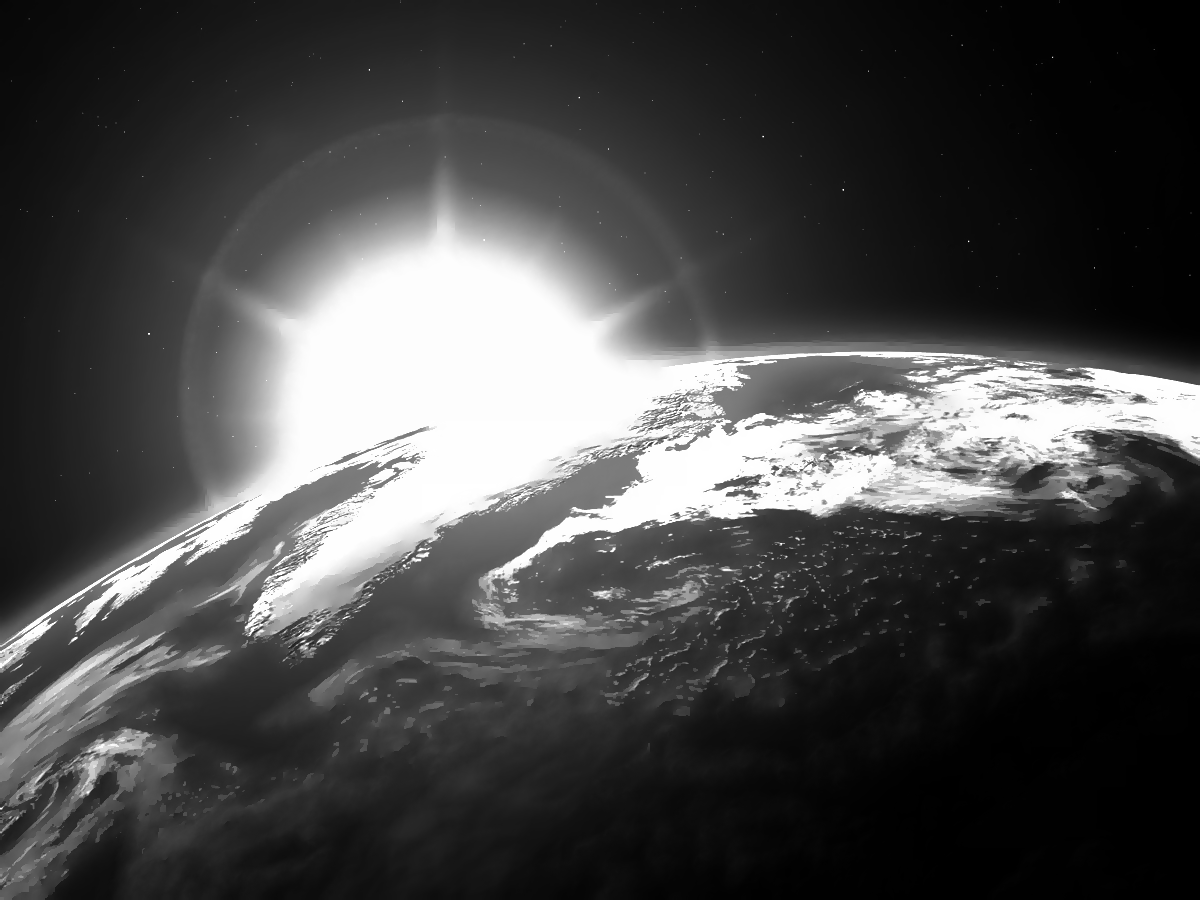
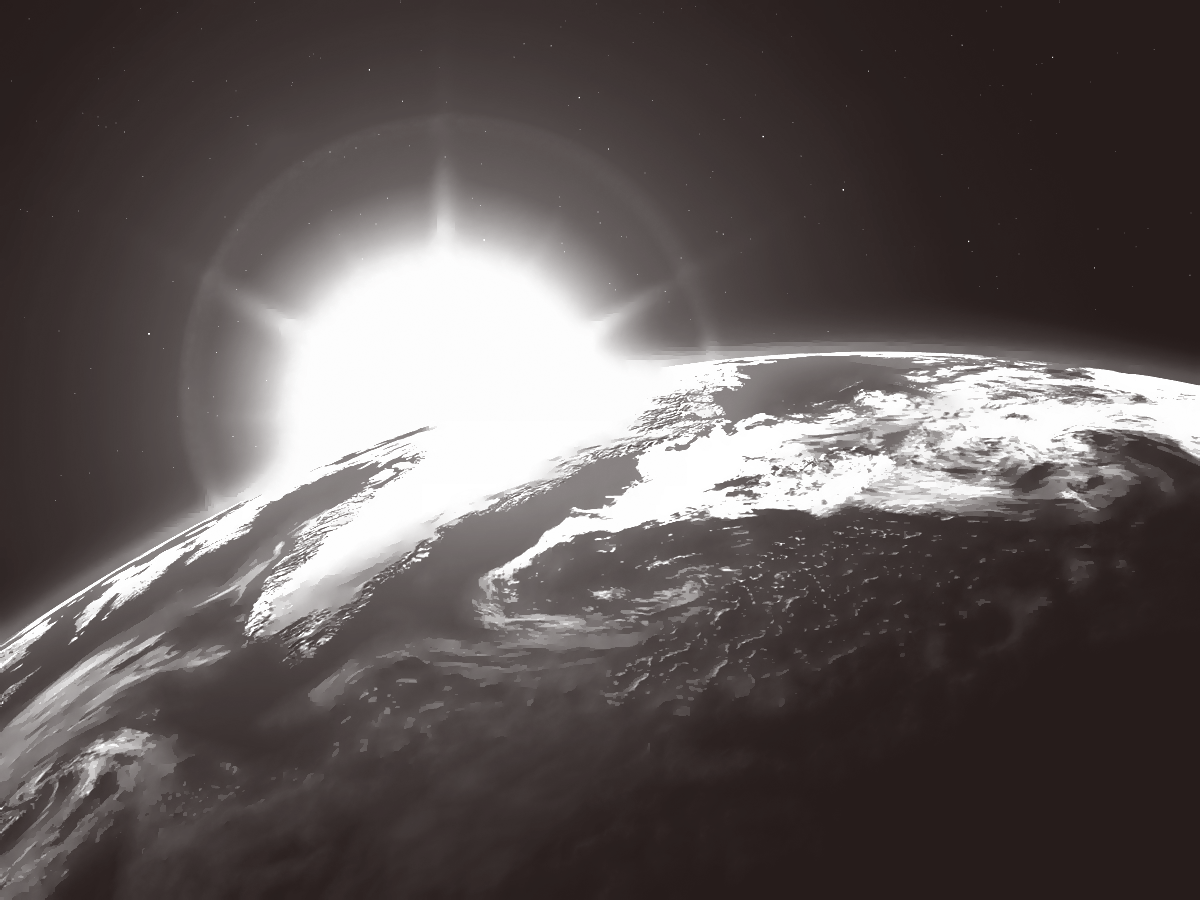
Two versions of the same layered image (1200x900). Layer-by-layer changes:
removed layer "Layer 38" over (x1=0, y1=0, x2=1200, y2=900)
removed layer "Layer 4" over (x1=0, y1=0, x2=1200, y2=900)
added layer "image_color" above "image_back" over (x1=0, y1=0, x2=1200, y2=900)
added layer "image_back" over (x1=0, y1=0, x2=1200, y2=900)
